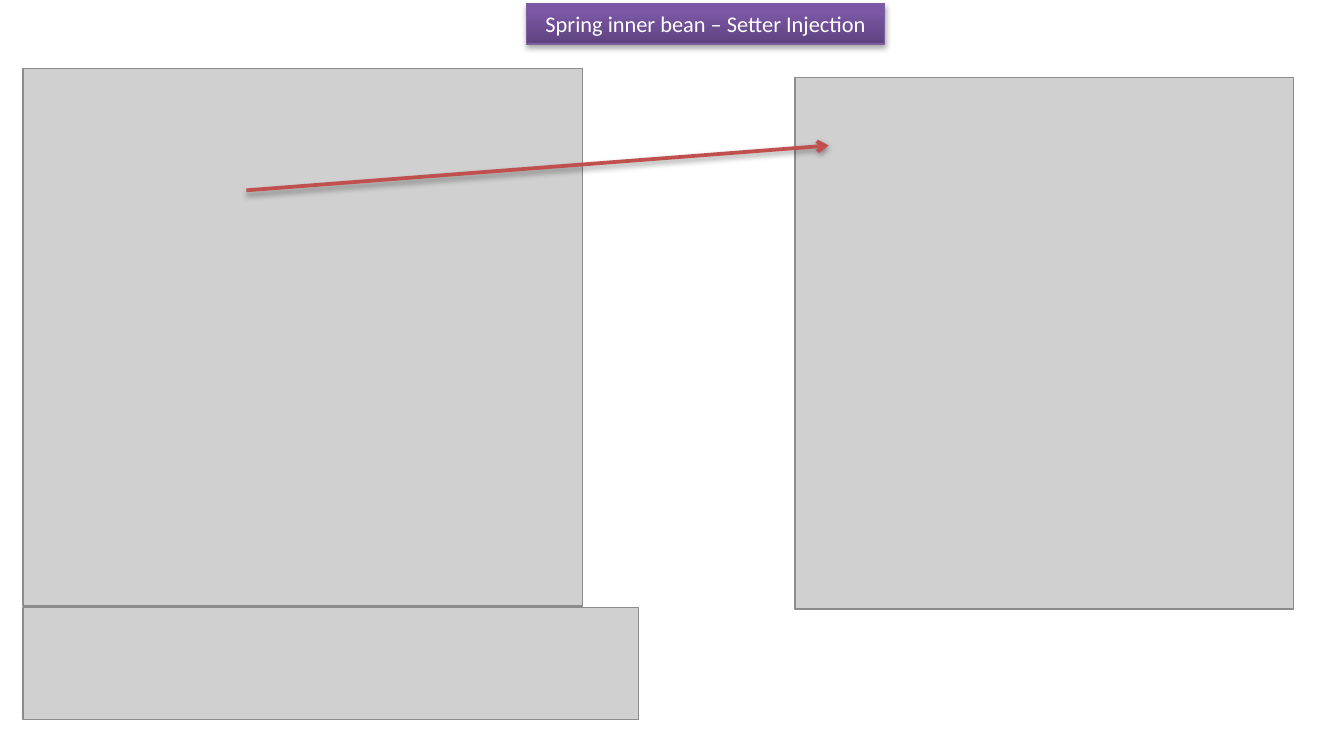
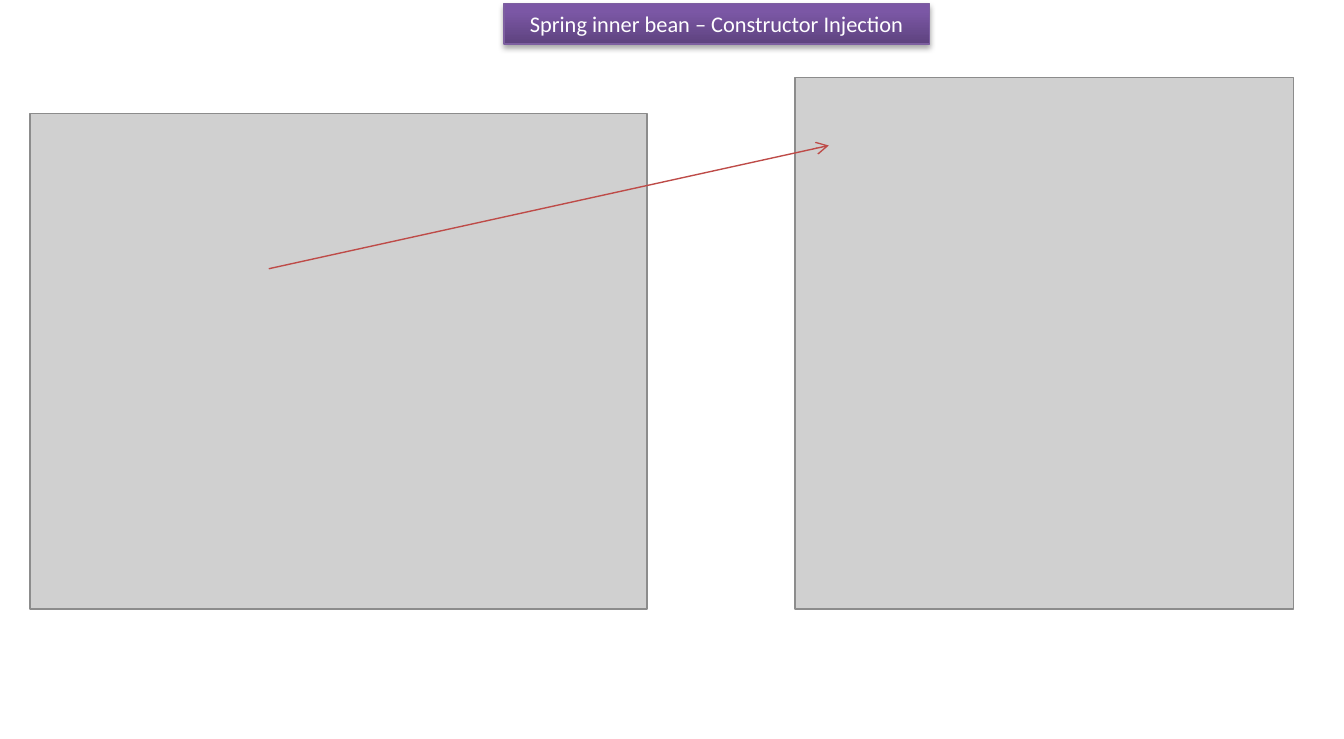
Before and after one commit to ramram43210/javaee, a slide deck: slide 1 of Later/Spring/5_Spring_Basic/3/Spring inner bean examples_cons.pptx. Drawn at 1344x739 pixels with LibreOffice and Linux fonts; fonts in the diff are those of the drawing; grey boxes stand for pictures. Boxes give left, top, right and bottom in pixels: in the first picture for what was removed or moved away, otherwise in the second. Text is boxed around its words. In the diff, an @@ line names an element or a change of style, - is before the commit and + after.

```diff
--- a/Later/Spring/5_Spring_Basic/3/Spring inner bean examples_cons.pptx
+++ b/Later/Spring/5_Spring_Basic/3/Spring inner bean examples_cons.pptx
@@ rectangle "Spring inner bean – Constructor ...": place and size @@
-rectangle "Spring inner bean – Constructor ..." at <box>527,3,884,43</box>
+rectangle "Spring inner bean – Constructor ..." at <box>504,3,929,43</box>
@@ text in rectangle at <box>530,16,903,36</box>: text changed @@
-Spring inner bean – Setter Injection
+Spring inner bean – Constructor Injection
@@ picture: place and size @@
-picture at <box>23,69,582,606</box>
+picture at <box>30,113,646,609</box>
@@ arrow moved from (246, 191) - (829, 145) to (269, 269) - (829, 145) @@
@@ arrow (269, 269) - (829, 145): stroke #C0504D 2 pt to #BF4C48 0.75 pt @@
@@ picture removed at <box>23,607,638,719</box> @@
```
Also in this commit, not shown: 2 other slides changed, 18 other files.
